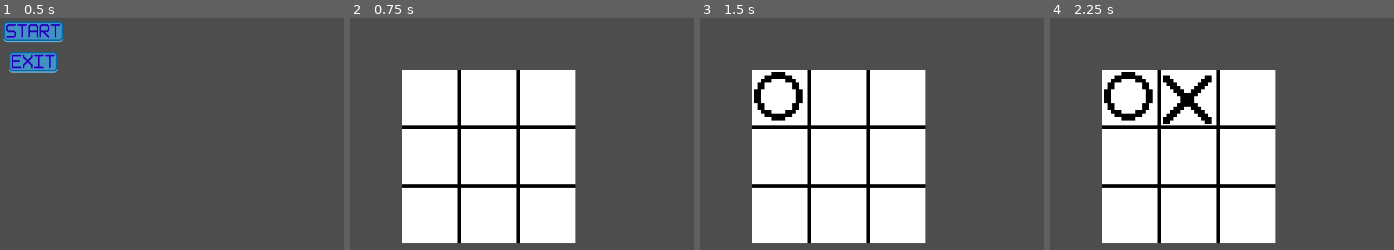
Above: before the commit, frames 1-4 (left to right).
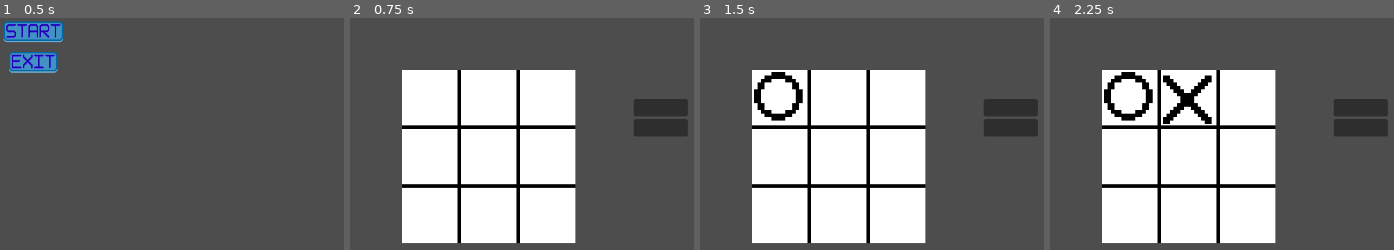
Above: after the commit, the same moments.

Repository: Tejas-Panchal/Tic_Tac_Toe
Game: Godot game, scene res://scenes/start_menu.tscn
Same seed, same stepped clock (60 frames per second), same inputs: the game is played once before the commit and once after it.
Inputs (mouse positions are in pixels of both pictures, inside the frame that each line leads up to):
- Up to frame 1 (0.5 s): no input
- Up to frame 2 (0.75 s): click (384, 31) at 0.5 s
- Up to frame 3 (1.5 s): click (779, 96) at 1.25 s
- Up to frame 4 (2.25 s): click (1187, 96) at 2 s

Frame 1 is identical in both runs. In frame 2, 2.3% of the frame differs, in the area x 82-99%, y 34-51%; in frame 3, 2.3%; in frame 4, 2.3%.

Commit message:
added buttons, layers and change length of lines
reset, white box, green box, blue box
white, green, blue

Diff:
--- a/scenes/game_board.tscn
+++ b/scenes/game_board.tscn
@@ -50,8 +50,14 @@
 scale = Vector2(5, 5)
 tile_set = SubResource("TileSet_k3tok")
 format = 2
-layer_0/name = "Layer1"
+layer_0/name = "White"
 layer_0/tile_data = PackedInt32Array(131074, 0, 0)
+layer_1/name = "Green"
+layer_1/enabled = false
+layer_1/tile_data = PackedInt32Array(131074, 65536, 0)
+layer_2/name = "Blue"
+layer_2/enabled = false
+layer_2/tile_data = PackedInt32Array(131074, 131072, 0)
 
 [node name="b0" type="Button" parent="Board" groups=["circle_or_cross"]]
 anchors_preset = 8
@@ -250,6 +256,30 @@
 position = Vector2(7.6, 7.6)
 sprite_frames = SubResource("SpriteFrames_qjtuh")
 animation = &"circle"
+
+[node name="Reset" type="Button" parent="."]
+offset_left = 173.0
+offset_top = 366.0
+offset_right = 224.0
+offset_bottom = 393.0
+
+[node name="White Box" type="Button" parent="."]
+offset_left = 409.0
+offset_top = 88.0
+offset_right = 487.0
+offset_bottom = 113.0
+
+[node name="Green Box" type="Button" parent="."]
+offset_left = 409.0
+offset_top = 117.0
+offset_right = 487.0
+offset_bottom = 142.0
+
+[node name="Blue Box" type="Button" parent="."]
+offset_left = 409.0
+offset_top = 146.0
+offset_right = 487.0
+offset_bottom = 171.0
 
 [connection signal="button_down" from="Board/b0" to="." method="_on_b_0_button_down"]
 [connection signal="button_down" from="Board/b1" to="." method="_on_b_1_button_down"]
@@ -260,3 +290,7 @@
 [connection signal="button_down" from="Board/b6" to="." method="_on_b_6_button_down"]
 [connection signal="button_down" from="Board/b7" to="." method="_on_b_7_button_down"]
 [connection signal="button_down" from="Board/b8" to="." method="_on_b_8_button_down"]
+[connection signal="button_down" from="Reset" to="." method="_on_reset_button_down"]
+[connection signal="button_down" from="White Box" to="." method="_on_white_box_button_down"]
+[connection signal="button_down" from="Green Box" to="." method="_on_green_box_button_down"]
+[connection signal="button_down" from="Blue Box" to="." method="_on_blue_box_button_down"]
--- a/scripts/game_board.gd
+++ b/scripts/game_board.gd
@@ -10,35 +10,52 @@
 @onready var s_7: AnimatedSprite2D = $Board/b7/s7
 @onready var s_8: AnimatedSprite2D = $Board/b8/s8
 
+@onready var reset: Button = $Reset
+@onready var white_box: Button = $"White Box"
+@onready var green_box: Button = $"Green Box"
+@onready var blue_box: Button = $"Blue Box"
+
 var data : Array = [ [0,0,0],[0,0,0],[0,0,0] ]
-var row_sum : int
-var collum_sum :int
-var crros1_sum : int
-var crros2_sum: int
+var forCircle = true
+var gameActive = true
 
-var forCircle = true
-# Called when the node enters the scene tree for the first time.
 func _ready() -> void:
-	pass
+	reset.visible = false
+	$Board.set_layer_enabled(0, true)
+	white_box.visible = false
+	$Board.set_layer_enabled(1, false)
+	$Board.set_layer_enabled(2, false)
 
-func game_over():
-	for i in len(data):
-		row_sum = data[i][0] + data[i][1] + data[i][2]
-		collum_sum = data[0][i] + data[1][i] + data[2][i]
-		crros1_sum = data[0][0] + data[1][1] + data[2][2]
-		crros2_sum = data[0][2] + data[1][1] + data[2][0]
+func _process(_delta: float) -> void:
+	if gameActive == false:
+		reset.visible = true
 
-		if row_sum == 3 or collum_sum == 3 or crros1_sum == 3 or crros2_sum == 3 :
+func game_over() -> void:
+	for i in range(3):
+		var row_sum = data[i][0] + data[i][1] + data[i][2]
+		var collum_sum = data[0][i] + data[1][i] + data[2][i]
+
+		if row_sum == 3 or collum_sum == 3:
 			print("circle winner")
-			get_tree().quit()
-		elif row_sum == -3 || collum_sum == -3 || crros1_sum == -3 || crros2_sum == -3:
-			print("Crros winner")
-			get_tree().quit()
+			gameActive = false
+			return
+		elif row_sum == -3 or collum_sum == -3:
+			print("cross winner")
+			gameActive = false
+			return
 
+	var cross1 = data[0][0] + data[1][1] + data[2][2]
+	var cross2 = data[0][2] + data[1][1] + data[2][0]
 
+	if cross1 == 3 or cross2 == 3:
+		print("circle winner")
+		gameActive = false
+	elif cross1 == -3 or cross2 == -3:
+		print("cross winner")
+		gameActive = false
 
 func add_circle_or_cross(box,y,x) -> void:
-	if box.visible == false:
+	if box.visible == false and gameActive:
 		if forCircle:
 			box.play("circle")
 			data[y][x] = 1
@@ -50,39 +67,38 @@
 		box.visible = true
 		game_over()
 
+func _on_b_0_button_down() -> void: add_circle_or_cross(s_0,0,0)
+func _on_b_1_button_down() -> void: add_circle_or_cross(s_1,0,1)
+func _on_b_2_button_down() -> void: add_circle_or_cross(s_2,0,2)
+func _on_b_3_button_down() -> void: add_circle_or_cross(s_3,1,0)
+func _on_b_4_button_down() -> void: add_circle_or_cross(s_4,1,1)
+func _on_b_5_button_down() -> void: add_circle_or_cross(s_5,1,2)
+func _on_b_6_button_down() -> void: add_circle_or_cross(s_6,2,0)
+func _on_b_7_button_down() -> void: add_circle_or_cross(s_7,2,1)
+func _on_b_8_button_down() -> void: add_circle_or_cross(s_8,2,2)
+func _on_reset_button_down() -> void:
+	get_tree().reload_current_scene()
 
-func _on_b_0_button_down() -> void:
-	add_circle_or_cross(s_0,0,0)
+func _on_white_box_button_down() -> void:
+	$Board.set_layer_enabled(0, true)
+	$Board.set_layer_enabled(1, false)
+	$Board.set_layer_enabled(2, false)
+	white_box.visible = false
+	green_box.visible = true
+	blue_box.visible = true
 
+func _on_green_box_button_down() -> void:
+	$Board.set_layer_enabled(0, false)
+	$Board.set_layer_enabled(1, true)
+	$Board.set_layer_enabled(2, false)
+	white_box.visible = true
+	green_box.visible = false
+	blue_box.visible = true
 
-
-func _on_b_1_button_down() -> void:
-	add_circle_or_cross(s_1,0,1)
-
-
-func _on_b_2_button_down() -> void:
-	add_circle_or_cross(s_2,0,2)
-
-
-func _on_b_3_button_down() -> void:
-	add_circle_or_cross(s_3,1,0)
-
-
-func _on_b_4_button_down() -> void:
-	add_circle_or_cross(s_4,1,1)
-
-
-func _on_b_5_button_down() -> void:
-	add_circle_or_cross(s_5,1,2)
-
-
-func _on_b_6_button_down() -> void:
-	add_circle_or_cross(s_6,2,0)
-
-
-func _on_b_7_button_down() -> void:
-	add_circle_or_cross(s_7,2,1)
-
-
-func _on_b_8_button_down() -> void:
-	add_circle_or_cross(s_8,2,2)
+func _on_blue_box_button_down() -> void:
+	$Board.set_layer_enabled(0, false)
+	$Board.set_layer_enabled(1, false)
+	$Board.set_layer_enabled(2, true)
+	white_box.visible = true
+	green_box.visible = true
+	blue_box.visible = false
